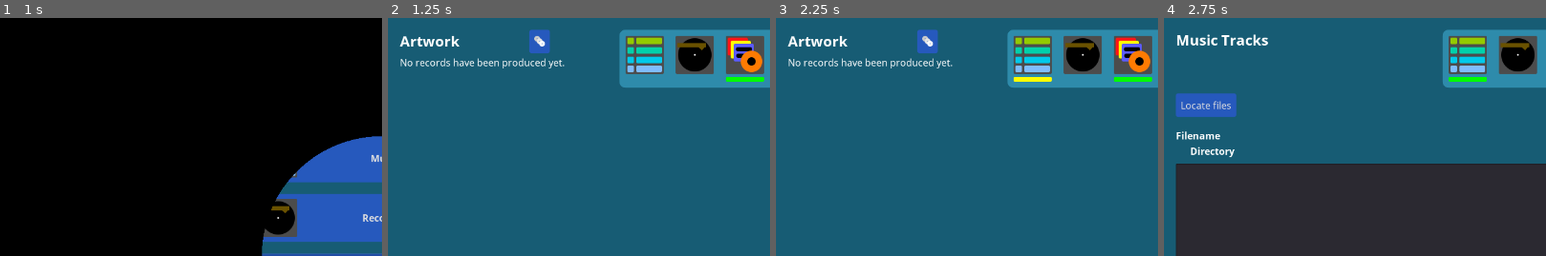
Above: before the commit, frames 1-4 (left to right).
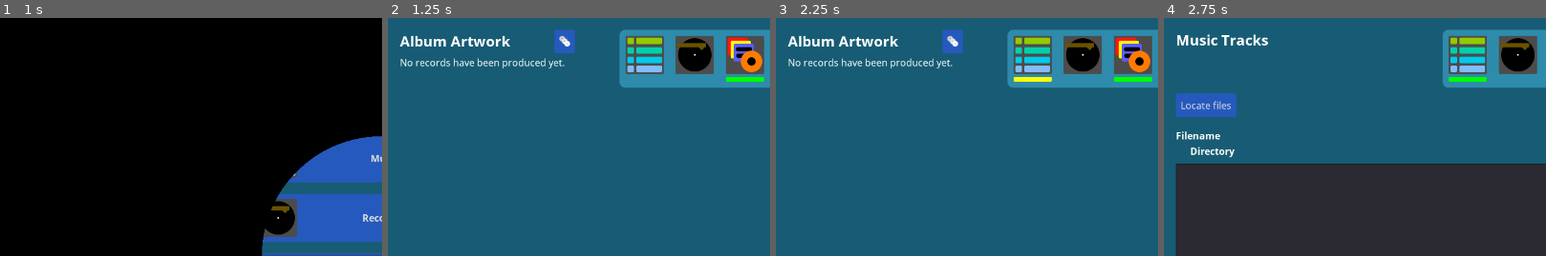
Above: after the commit, the same moments.

Repository: andrew-wilkes/vinyl
Game: Godot game, scene res://scenes/Main.tscn
Two runs of this game, one before a commit and one after it. Both use one fixed random seed, a clock stepped at 60 frames per second and the inputs below.
Inputs (mouse positions are % of the whole screen's width and height, from its top left):
- Up to frame 1 (1 s): click "Cover and Label Artwork" at 0.5 s
- Up to frame 2 (1.25 s): no input
- Up to frame 3 (2.25 s): click (47, 8) at 1.25 s; click (34, 8) at 2 s
- Up to frame 4 (2.75 s): no input
The pictures show only the part of the screen within x 0-50%, y 0-50%; the shares and areas given below are measured in that part.

Frame 1 is identical in both runs. In frame 2, 1.7% of the frame differs, in the area x 6-49%, y 4-15%; in frame 3, 1.7%; in frame 4, nothing differs.

Commit message:
Tweak UI

Diff:
--- a/src/scenes/AlbumArt.tscn
+++ b/src/scenes/AlbumArt.tscn
@@ -49,26 +49,26 @@
 
 [node name="Label" type="Label" parent="VB/Header/VB/HB"]
 margin_top = 2.0
-margin_right = 100.0
+margin_right = 185.0
 margin_bottom = 36.0
 custom_fonts/font = ExtResource( 3 )
-text = "Artwork"
+text = "Album Artwork"
 
 [node name="Sp1" type="Control" parent="VB/Header/VB/HB"]
-margin_left = 104.0
-margin_right = 213.0
+margin_left = 189.0
+margin_right = 255.0
 margin_bottom = 39.0
 size_flags_horizontal = 3
 
 [node name="Load" type="Button" parent="VB/Header/VB/HB"]
-margin_left = 217.0
-margin_right = 251.0
+margin_left = 259.0
+margin_right = 293.0
 margin_bottom = 39.0
 hint_tooltip = "Load album"
 icon = ExtResource( 5 )
 
 [node name="Sp2" type="Control" parent="VB/Header/VB/HB"]
-margin_left = 255.0
+margin_left = 297.0
 margin_right = 364.0
 margin_bottom = 39.0
 size_flags_horizontal = 3
@@ -156,7 +156,7 @@
 margin_right = 200.0
 margin_bottom = 23.0
 custom_fonts/font = ExtResource( 4 )
-text = "Canvas"
+text = "Canvas Target"
 
 [node name="Canvas1" type="CheckBox" parent="VB/Content/LeftCol/CanvasMenu"]
 unique_name_in_owner = true
@@ -194,28 +194,28 @@
 custom_fonts/font = ExtResource( 4 )
 text = "Tools"
 
-[node name="ShowText" type="Button" parent="VB/Content/LeftCol/CanvasMenu"]
+[node name="SuggestText" type="Button" parent="VB/Content/LeftCol/CanvasMenu"]
 margin_top = 262.0
 margin_right = 200.0
 margin_bottom = 301.0
-hint_tooltip = "Copy settings between label and covers"
+hint_tooltip = "Offer copy and paste text samples."
 group = SubResource( 2 )
-text = "Show Text"
-
-[node name="AI" type="Button" parent="VB/Content/LeftCol/CanvasMenu"]
+text = "Suggest Text"
+
+[node name="ConfigureStyles" type="Button" parent="VB/Content/LeftCol/CanvasMenu"]
 margin_top = 311.0
 margin_right = 200.0
 margin_bottom = 350.0
-hint_tooltip = "Generate example artwork and text"
-text = "Generate"
-
-[node name="MirrorStyles" type="Button" parent="VB/Content/LeftCol/CanvasMenu"]
+hint_tooltip = "Load templates or mirror styles."
+group = SubResource( 2 )
+text = "Configure Styles"
+
+[node name="GenerateStyles" type="Button" parent="VB/Content/LeftCol/CanvasMenu"]
 margin_top = 360.0
 margin_right = 200.0
 margin_bottom = 399.0
-hint_tooltip = "Copy settings between label and covers"
-group = SubResource( 2 )
-text = "Mirror Styles"
+hint_tooltip = "Cycle through example artwork and text"
+text = "Generate Styles"
 
 [node name="ArtDesigner" parent="VB/Content" instance=ExtResource( 8 )]
 unique_name_in_owner = true
@@ -322,7 +322,7 @@
 filters = PoolStringArray( "*.jpg, *.png, *.webp ; Supported Image Files" )
 
 [connection signal="pressed" from="VB/Header/VB/HB/Load" to="." method="_on_Load_pressed"]
-[connection signal="pressed" from="VB/Content/LeftCol/CanvasMenu/ShowText" to="." method="_on_ShowText_pressed"]
+[connection signal="pressed" from="VB/Content/LeftCol/CanvasMenu/SuggestText" to="." method="_on_ShowText_pressed"]
 [connection signal="bg_texture_button_pressed" from="VB/Content/ArtDesigner" to="." method="_on_ArtDesigner_bg_texture_button_pressed"]
 [connection signal="pick_bg_color" from="VB/Content/ArtDesigner" to="." method="_on_ArtDesigner_pick_bg_color"]
 [connection signal="pick_fill_color" from="VB/Content/ArtDesigner" to="." method="_on_ArtDesigner_pick_fill_color"]
--- a/src/scenes/ArtDesigner.tscn
+++ b/src/scenes/ArtDesigner.tscn
@@ -30,7 +30,7 @@
 [node name="HB" type="HBoxContainer" parent="."]
 margin_left = 7.0
 margin_top = 7.0
-margin_right = 894.0
+margin_right = 925.0
 margin_bottom = 757.0
 size_flags_horizontal = 3
 theme = ExtResource( 2 )
@@ -268,18 +268,18 @@
 
 [node name="RHS" type="VBoxContainer" parent="HB"]
 margin_left = 705.0
-margin_right = 887.0
+margin_right = 918.0
 margin_bottom = 750.0
 size_flags_horizontal = 3
 
 [node name="Props" type="VBoxContainer" parent="HB/RHS"]
-margin_right = 182.0
+margin_right = 213.0
 margin_bottom = 540.0
 size_flags_horizontal = 3
 custom_constants/separation = 10
 
 [node name="label" type="Label" parent="HB/RHS/Props"]
-margin_right = 182.0
+margin_right = 213.0
 margin_bottom = 23.0
 custom_fonts/font = ExtResource( 1 )
 text = "Element properties"
@@ -287,7 +287,7 @@
 [node name="Adjusters" type="GridContainer" parent="HB/RHS/Props"]
 unique_name_in_owner = true
 margin_top = 33.0
-margin_right = 182.0
+margin_right = 213.0
 margin_bottom = 414.0
 custom_constants/vseparation = 10
 custom_constants/hseparation = 5
@@ -298,7 +298,7 @@
 
 [node name="Gap8" type="Control" parent="HB/RHS/Props/Adjusters"]
 margin_left = 21.0
-margin_right = 182.0
+margin_right = 213.0
 
 [node name="Gap9" type="Control" parent="HB/RHS/Props/Adjusters"]
 margin_top = 10.0
@@ -308,7 +308,7 @@
 [node name="Label6" type="Label" parent="HB/RHS/Props/Adjusters"]
 margin_left = 21.0
 margin_top = 10.0
-margin_right = 182.0
+margin_right = 213.0
 margin_bottom = 33.0
 text = "Sizing"
 
@@ -326,7 +326,7 @@
 [node name="Length" type="HSlider" parent="HB/RHS/Props/Adjusters"]
 margin_left = 21.0
 margin_top = 43.0
-margin_right = 182.0
+margin_right = 213.0
 margin_bottom = 59.0
 hint_tooltip = "Length"
 size_flags_horizontal = 3
@@ -347,7 +347,7 @@
 [node name="Size" type="HSlider" parent="HB/RHS/Props/Adjusters"]
 margin_left = 21.0
 margin_top = 69.0
-margin_right = 182.0
+margin_right = 213.0
 margin_bottom = 85.0
 hint_tooltip = "Size"
 size_flags_horizontal = 3
@@ -362,7 +362,7 @@
 [node name="Gap5" type="Control" parent="HB/RHS/Props/Adjusters"]
 margin_left = 21.0
 margin_top = 95.0
-margin_right = 182.0
+margin_right = 213.0
 margin_bottom = 95.0
 
 [node name="Gap6" type="Control" parent="HB/RHS/Props/Adjusters"]
@@ -373,18 +373,18 @@
 [node name="HB" type="HBoxContainer" parent="HB/RHS/Props/Adjusters"]
 margin_left = 21.0
 margin_top = 105.0
-margin_right = 182.0
+margin_right = 213.0
 margin_bottom = 128.0
 
 [node name="Label5" type="Label" parent="HB/RHS/Props/Adjusters/HB"]
-margin_right = 125.0
+margin_right = 156.0
 margin_bottom = 23.0
 size_flags_horizontal = 3
 text = "Fill color"
 
 [node name="FillColor" type="ColorRect" parent="HB/RHS/Props/Adjusters/HB"]
-margin_left = 129.0
-margin_right = 161.0
+margin_left = 160.0
+margin_right = 192.0
 margin_bottom = 23.0
 rect_min_size = Vector2( 32, 0 )
 
@@ -397,7 +397,7 @@
 [node name="H2" type="HSlider" parent="HB/RHS/Props/Adjusters"]
 margin_left = 21.0
 margin_top = 138.0
-margin_right = 182.0
+margin_right = 213.0
 margin_bottom = 160.0
 rect_min_size = Vector2( 0, 22 )
 hint_tooltip = "Hue"
@@ -414,7 +414,7 @@
 [node name="S2" type="HSlider" parent="HB/RHS/Props/Adjusters"]
 margin_left = 21.0
 margin_top = 171.0
-margin_right = 182.0
+margin_right = 213.0
 margin_bottom = 193.0
 rect_min_size = Vector2( 0, 22 )
 hint_tooltip = "Saturation"
@@ -431,7 +431,7 @@
 [node name="V2" type="HSlider" parent="HB/RHS/Props/Adjusters"]
 margin_left = 21.0
 margin_top = 204.0
-margin_right = 182.0
+margin_right = 213.0
 margin_bottom = 226.0
 rect_min_size = Vector2( 0, 22 )
 hint_tooltip = "Value"
@@ -448,7 +448,7 @@
 [node name="A2" type="HSlider" parent="HB/RHS/Props/Adjusters"]
 margin_left = 21.0
 margin_top = 237.0
-margin_right = 182.0
+margin_right = 213.0
 margin_bottom = 259.0
 rect_min_size = Vector2( 0, 22 )
 hint_tooltip = "Alpha"
@@ -464,7 +464,7 @@
 [node name="Gap2" type="Control" parent="HB/RHS/Props/Adjusters"]
 margin_left = 21.0
 margin_top = 270.0
-margin_right = 182.0
+margin_right = 213.0
 margin_bottom = 270.0
 
 [node name="Gap3" type="Control" parent="HB/RHS/Props/Adjusters"]
@@ -475,7 +475,7 @@
 [node name="Label4" type="Label" parent="HB/RHS/Props/Adjusters"]
 margin_left = 21.0
 margin_top = 280.0
-margin_right = 182.0
+margin_right = 213.0
 margin_bottom = 303.0
 text = "Position and rotation"
 
@@ -493,7 +493,7 @@
 [node name="Rot" type="HSlider" parent="HB/RHS/Props/Adjusters"]
 margin_left = 21.0
 margin_top = 313.0
-margin_right = 182.0
+margin_right = 213.0
 margin_bottom = 329.0
 hint_tooltip = "Rotation"
 size_flags_horizontal = 3
@@ -514,7 +514,7 @@
 [node name="X" type="HSlider" parent="HB/RHS/Props/Adjusters"]
 margin_left = 21.0
 margin_top = 339.0
-margin_right = 182.0
+margin_right = 213.0
 margin_bottom = 355.0
 hint_tooltip = "Horixontal position"
 size_flags_horizontal = 3
@@ -535,7 +535,7 @@
 [node name="Y" type="HSlider" parent="HB/RHS/Props/Adjusters"]
 margin_left = 21.0
 margin_top = 365.0
-margin_right = 182.0
+margin_right = 213.0
 margin_bottom = 381.0
 hint_tooltip = "Vertical position"
 size_flags_horizontal = 3
@@ -544,19 +544,19 @@
 
 [node name="Gap7" type="Control" parent="HB/RHS/Props"]
 margin_top = 424.0
-margin_right = 182.0
+margin_right = 213.0
 margin_bottom = 424.0
 size_flags_vertical = 3
 
 [node name="TextLabel" type="Label" parent="HB/RHS/Props"]
 margin_top = 434.0
-margin_right = 182.0
+margin_right = 213.0
 margin_bottom = 457.0
 text = "Text"
 
 [node name="Fonts" type="HBoxContainer" parent="HB/RHS/Props"]
 margin_top = 467.0
-margin_right = 182.0
+margin_right = 213.0
 margin_bottom = 506.0
 
 [node name="C6" type="CenterContainer" parent="HB/RHS/Props/Fonts"]
@@ -571,7 +571,7 @@
 
 [node name="Font" type="MenuButton" parent="HB/RHS/Props/Fonts"]
 margin_left = 21.0
-margin_right = 182.0
+margin_right = 213.0
 margin_bottom = 39.0
 hint_tooltip = "Font"
 focus_mode = 2
@@ -580,22 +580,33 @@
 
 [node name="Text" type="LineEdit" parent="HB/RHS/Props"]
 margin_top = 516.0
-margin_right = 182.0
+margin_right = 213.0
 margin_bottom = 540.0
 hint_tooltip = "Text"
 
 [node name="Sp" type="Control" parent="HB/RHS"]
 margin_top = 544.0
-margin_right = 182.0
+margin_right = 213.0
 margin_bottom = 707.0
 size_flags_vertical = 3
 
-[node name="Save" type="Button" parent="HB/RHS"]
+[node name="HB" type="HBoxContainer" parent="HB/RHS"]
 margin_top = 711.0
-margin_right = 182.0
+margin_right = 213.0
 margin_bottom = 750.0
+custom_constants/separation = 20
+
+[node name="Save" type="Button" parent="HB/RHS/HB"]
+margin_right = 108.0
+margin_bottom = 39.0
 size_flags_horizontal = 3
 text = "Save Design"
+
+[node name="SaveAs" type="Button" parent="HB/RHS/HB"]
+margin_left = 128.0
+margin_right = 213.0
+margin_bottom = 39.0
+text = "Save As..."
 
 [connection signal="gui_input" from="HB/VB/HB2/VB2/HB/BGTexture" to="." method="_on_BGTexture_gui_input"]
 [connection signal="value_changed" from="HB/VB/HB2/VB2/HB/Adjusters/H" to="." method="_on_H_value_changed"]
@@ -626,4 +637,4 @@
 [connection signal="value_changed" from="HB/RHS/Props/Adjusters/X" to="." method="_on_X_value_changed"]
 [connection signal="value_changed" from="HB/RHS/Props/Adjusters/Y" to="." method="_on_Y_value_changed"]
 [connection signal="text_changed" from="HB/RHS/Props/Text" to="." method="_on_Text_text_changed"]
-[connection signal="pressed" from="HB/RHS/Save" to="." method="_on_Save_pressed"]
+[connection signal="pressed" from="HB/RHS/HB/Save" to="." method="_on_Save_pressed"]
